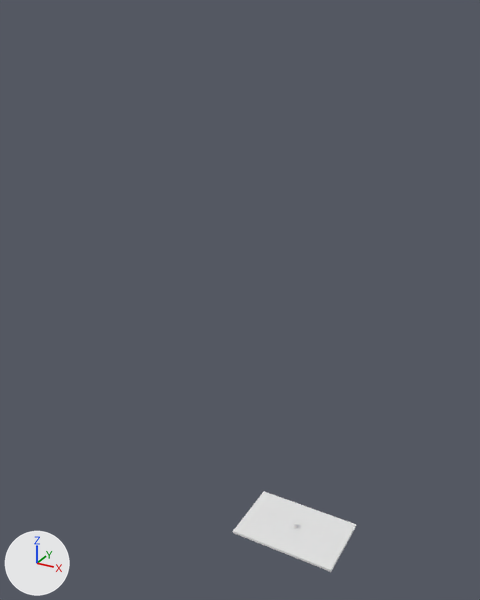
One commit to the glTF model Assets/Art/Meshes/Scene Univac/Interactables/Presse_carte.glb: the scene before it, then after it.
Both versions are drawn from a camera (50 mm lens) standing at (0.497, -1.184, 1.177) and looking at (-0.074, -0.147, 0.658). Every picture has the same lights, and +X, +Y and +Z are marked at lower left. Vertices at the same position are counted once.

The older version as bpy lines, for what is in view:
```python
mat_main = principled_material('Main')
mat_main.base_color = (0.8, 0.8, 0.8)  # white #e7e7e7
me_cube_006 = bpy.data.meshes.new('Cube.006')
me_cube_006.from_pydata(...)  # 136 vertices, 264 faces; spans x -0.128..0.128, y -0.083..0.083, z 0.0..0.022
me_cube_006.materials.append(mat_main)  # white #e7e7e7
ob_cube_020 = bpy.data.objects.new('Cube.020', me_cube_006)
ob_cube_020.location = (0.0, 0.0, 0.0)
```
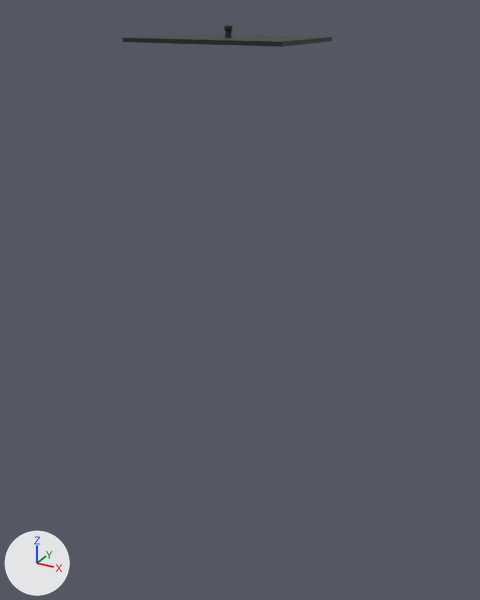
Where the newer file only moved an object's origin or applied its transform, the numbers keep the older frame.

Changed parts and their boxes [x1, y1, x2, y2] in the pictures (480 x 600 px):
```json
{"object": "Cube.020", "change": "recoloured, mesh rescaled", "before": [233, 491, 356, 572], "after": [122, 26, 332, 47], "on screen": "70% wider, 73% shorter"}
```

The change, as JSON lines over the scene's bpy script:
```json
{"op": "set", "path": "mat_main.base_color", "old": "(0.8, 0.8, 0.8)", "new": "(0.0133, 0.0133, 0.0133)", "note": "white #e7e7e7 -> black #1e1e1e"}
{"block": "me_cube_006", "where": "me_cube_006.from_pydata(...)  # 136 vertices, 264 faces; spans x -0.128..0.128, y -0.083..0.083, z 0.0..0.022"}
{"block": "me_cube_006", "where": "# used by ob_cube_020; location = (0.0, 0.0, 0.0)"}
{"block": "me_cube_006", "change": "me_cube_006 part 1: the whole mesh is scaled about its middle by (0.968, 0.994, 0.968), then moved by (-0.01, -0.298, 1.132)"}
```
